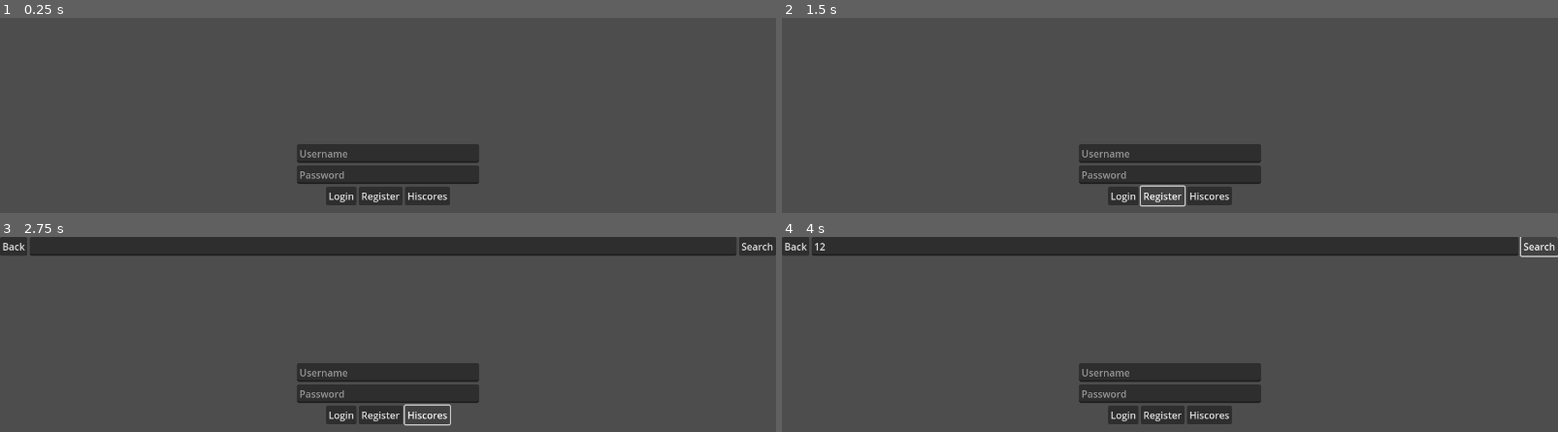
Above: before the commit, frames 1-4 (two rows, left to right).
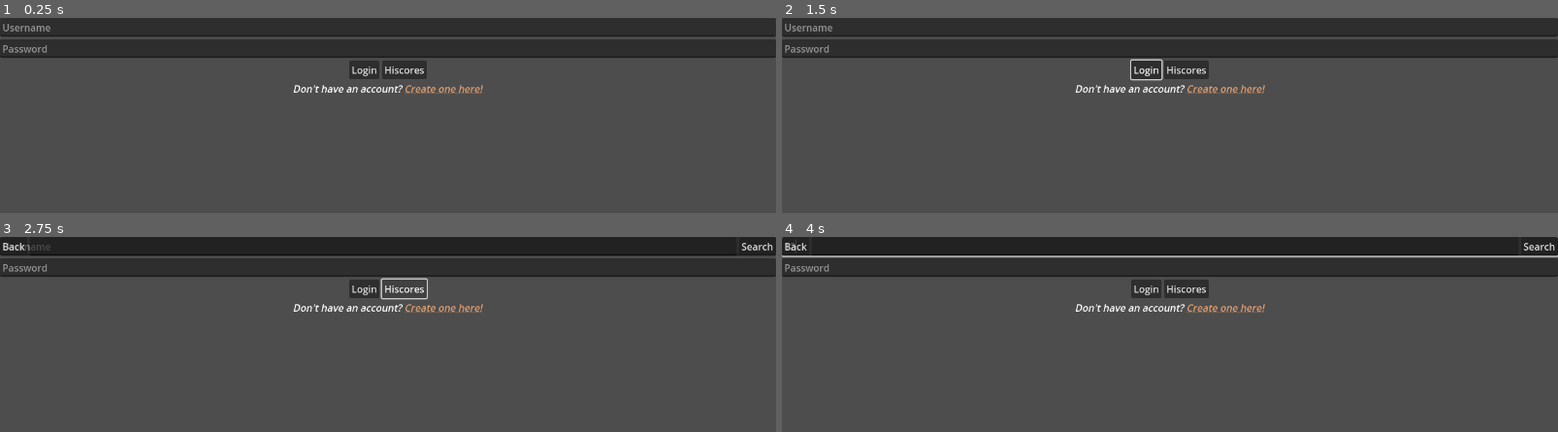
Above: after the commit, the same moments.

Repository: ghorshy/multiplayer-game
Game: Godot game, scene res://states/connected/connected.tscn
Same seed, same stepped clock (60 frames per second), same inputs: the game is played once before the commit and once after it. This scene is started directly instead of the project's main scene.
Inputs (mouse positions are in pixels of both pictures, inside the frame that each line leads up to):
- Up to frame 1 (0.25 s): no input
- Up to frame 2 (1.5 s): click "Login" at 0.5 s; click (1162, 195) at 1.25 s, where only the run before the commit has a clickable "Register"
- Up to frame 3 (2.75 s): click "Hiscores" at 2 s
- Up to frame 4 (4 s): click (1162, 246) at 2.77 s; type "12" at 2.85 s; click "Search" at 3.5 s

The runs differ from the first frame. In frame 1, 26% of the frame differs, in the area x 0-100%, y 0-97%; in frame 2, 26%; in frame 3, 16%; in frame 4, 18%.

Commit message:
Separate login and register screens

Diff:
--- /dev/null
+++ b/client/classes/login_form/login_form.gd
@@ -0,0 +1,24 @@
+class_name LoginForm
+extends VBoxContainer
+
+
+signal form_submitted(username: String, password: String)
+
+
+@onready var username_field: LineEdit = %UsernameField
+@onready var password_field: LineEdit = %PasswordField
+@onready var login_button: Button = %LoginButton
+@onready var hiscores_button: Button = %HiscoresButton
+
+
+func _ready() -> void:
+	login_button.pressed.connect(_on_login_button_pressed)
+	hiscores_button.pressed.connect(_on_hiscores_button_pressed)
+
+
+func _on_login_button_pressed() -> void:
+	form_submitted.emit(username_field.text, password_field.text)
+
+
+func _on_hiscores_button_pressed() -> void:
+	GameManager.set_state(GameManager.State.BROWSING_HISCORES)
--- /dev/null
+++ b/client/classes/login_form/login_form.tscn
@@ -0,0 +1,41 @@
+[gd_scene load_steps=2 format=3 uid="uid://de1d3yiee0ar8"]
+
+[ext_resource type="Script" uid="uid://b4aq07dnnmhuo" path="res://classes/login_form/login_form.gd" id="1_h5oh0"]
+
+[node name="LoginForm" type="VBoxContainer"]
+anchors_preset = 15
+anchor_right = 1.0
+anchor_bottom = 1.0
+grow_horizontal = 2
+grow_vertical = 2
+script = ExtResource("1_h5oh0")
+
+[node name="UsernameField" type="LineEdit" parent="."]
+unique_name_in_owner = true
+layout_mode = 2
+focus_neighbor_bottom = NodePath("../PasswordField")
+placeholder_text = "Username"
+
+[node name="PasswordField" type="LineEdit" parent="."]
+unique_name_in_owner = true
+layout_mode = 2
+focus_neighbor_top = NodePath("../UsernameField")
+focus_neighbor_bottom = NodePath("../HBoxContainer/LoginButton")
+placeholder_text = "Password"
+virtual_keyboard_type = 6
+secret = true
+
+[node name="HBoxContainer" type="HBoxContainer" parent="."]
+layout_mode = 2
+alignment = 1
+
+[node name="LoginButton" type="Button" parent="HBoxContainer"]
+unique_name_in_owner = true
+layout_mode = 2
+text = "Login"
+
+[node name="HiscoresButton" type="Button" parent="HBoxContainer"]
+unique_name_in_owner = true
+layout_mode = 2
+focus_neighbor_top = NodePath("../../PasswordField")
+text = "Hiscores"
--- /dev/null
+++ b/client/classes/register_form/register_form.gd
@@ -0,0 +1,26 @@
+class_name RegisterForm
+extends VBoxContainer
+
+
+signal form_submitted(username: String, password: String, confirm_password: String)
+signal form_cancelled()
+
+
+@onready var username_field: LineEdit = %UsernameField
+@onready var password_field: LineEdit = %PasswordField
+@onready var confirm_password_field: LineEdit = %ConfirmPasswordField
+@onready var register_button: Button = %RegisterButton
+@onready var cancel_button: Button = %CancelButton
+
+
+func _ready() -> void:
+	register_button.pressed.connect(_on_register_button_pressed)
+	cancel_button.pressed.connect(_on_cancel_button_pressed)
+
+
+func _on_register_button_pressed() -> void:
+	form_submitted.emit(username_field.text, password_field.text, confirm_password_field.text)
+
+
+func _on_cancel_button_pressed() -> void:
+	form_cancelled.emit()
--- /dev/null
+++ b/client/classes/register_form/register_form.tscn
@@ -0,0 +1,51 @@
+[gd_scene load_steps=2 format=3 uid="uid://wmg25wpbvlp5"]
+
+[ext_resource type="Script" uid="uid://cypbf3d8q7kj5" path="res://classes/register_form/register_form.gd" id="1_1f7y0"]
+
+[node name="RegisterForm" type="VBoxContainer"]
+anchors_preset = 15
+anchor_right = 1.0
+anchor_bottom = 1.0
+grow_horizontal = 2
+grow_vertical = 2
+script = ExtResource("1_1f7y0")
+
+[node name="UsernameField" type="LineEdit" parent="."]
+unique_name_in_owner = true
+layout_mode = 2
+focus_neighbor_bottom = NodePath("../PasswordField")
+placeholder_text = "Username"
+
+[node name="PasswordField" type="LineEdit" parent="."]
+unique_name_in_owner = true
+layout_mode = 2
+focus_neighbor_top = NodePath("../UsernameField")
+placeholder_text = "Password"
+virtual_keyboard_type = 6
+secret = true
+
+[node name="ConfirmPasswordField" type="LineEdit" parent="."]
+unique_name_in_owner = true
+layout_mode = 2
+focus_neighbor_top = NodePath("../UsernameField")
+placeholder_text = "Confirm Password"
+virtual_keyboard_type = 6
+secret = true
+
+[node name="HBoxContainer" type="HBoxContainer" parent="."]
+layout_mode = 2
+alignment = 1
+
+[node name="RegisterButton" type="Button" parent="HBoxContainer"]
+unique_name_in_owner = true
+layout_mode = 2
+focus_neighbor_top = NodePath("../../PasswordField")
+focus_neighbor_right = NodePath("../CancelButton")
+text = "Register"
+
+[node name="CancelButton" type="Button" parent="HBoxContainer"]
+unique_name_in_owner = true
+layout_mode = 2
+focus_neighbor_left = NodePath("../RegisterButton")
+focus_neighbor_top = NodePath("../../PasswordField")
+text = "Cancel"
--- a/client/states/connected/connected.gd
+++ b/client/states/connected/connected.gd
@@ -4,20 +4,19 @@
 
 var _action_on_ok_received: Callable
 
-@onready var username_field: LineEdit = $UI/VBoxContainer/UsernameField
-@onready var password_field: LineEdit = $UI/VBoxContainer/PasswordField
-@onready var login_button: Button = $UI/VBoxContainer/HBoxContainer/LoginButton
-@onready var register_button: Button = $UI/VBoxContainer/HBoxContainer/RegisterButton
-@onready var hiscores_button: Button = %HiscoresButton
-@onready var _log: Log = $UI/VBoxContainer/Log
+@onready var _log: Log = %Log
+@onready var login_form: LoginForm = %LoginForm
+@onready var register_form: RegisterForm = %RegisterForm
+@onready var register_prompt: RichTextLabel = %RegisterPrompt
 
 
 func _ready() -> void:
 	WS.packet_received.connect(_on_ws_packet_received)
 	WS.connection_closed.connect(_on_ws_connection_closed)
-	login_button.pressed.connect(_on_login_button_pressed)
-	register_button.pressed.connect(_on_register_button_pressed)
-	hiscores_button.pressed.connect(_on_hiscores_button_pressed)
+	login_form.form_submitted.connect(_on_login_form_submitted)
+	register_form.form_submitted.connect(_on_register_form_submitted)
+	register_form.form_cancelled.connect(_on_register_form_cancelled)
+	register_prompt.meta_clicked.connect(_on_register_prompt_meta_clicked)
 
 
 func _on_ws_packet_received(packet: packets.Packet) -> void:
@@ -33,23 +32,36 @@
 	pass
 
 
-func _on_login_button_pressed() -> void:
+func _on_login_form_submitted(username: String, password: String) -> void:
 	var packet := packets.Packet.new()
-	var login_request_message := packet.new_login_request()
-	login_request_message.set_username(username_field.text)
-	login_request_message.set_password(password_field.text)
+	var login_request_msg := packet.new_login_request()
+	login_request_msg.set_username(username)
+	login_request_msg.set_password(password)
 	WS.send(packet)
 	_action_on_ok_received = func() -> void: GameManager.set_state(GameManager.State.INGAME)
 
 
-func _on_register_button_pressed() -> void:
+func _on_register_form_submitted(username: String, password: String, confirm_password: String) -> void:
+	if password != confirm_password:
+		_log.error("Passwords do not match")
+		return
+
 	var packet := packets.Packet.new()
-	var register_request_message := packet.new_register_request()
-	register_request_message.set_username(username_field.text)
-	register_request_message.set_password(password_field.text)
+	var register_request_msg := packet.new_register_request()
+	register_request_msg.set_username(username)
+	register_request_msg.set_password(password)
 	WS.send(packet)
-	_action_on_ok_received = func() -> void: _log.success("Registration successfull")
+	_action_on_ok_received = func() -> void: _log.success("Registration successful! Go back and log in with your new account.")
 
 
-func _on_hiscores_button_pressed() -> void:
-	GameManager.set_state(GameManager.State.BROWSING_HISCORES)
+func _on_register_form_cancelled() -> void:
+	register_form.hide()
+	login_form.show()
+	register_prompt.show()
+
+
+func _on_register_prompt_meta_clicked(meta: Variant) -> void:
+	if meta is String and meta == "register":
+		login_form.hide()
+		register_form.show()
+		register_prompt.hide()
--- a/client/states/connected/connected.tscn
+++ b/client/states/connected/connected.tscn
@@ -1,64 +1,44 @@
-[gd_scene load_steps=3 format=3 uid="uid://d05wbkrwbasxi"]
+[gd_scene load_steps=5 format=3 uid="uid://d05wbkrwbasxi"]
 
 [ext_resource type="Script" uid="uid://n8b0e4aako3j" path="res://states/connected/connected.gd" id="1_idi6s"]
 [ext_resource type="Script" uid="uid://qms7yu0yo86t" path="res://classes/log/log.gd" id="1_jx7w3"]
+[ext_resource type="PackedScene" uid="uid://de1d3yiee0ar8" path="res://classes/login_form/login_form.tscn" id="2_kh2bm"]
+[ext_resource type="PackedScene" uid="uid://wmg25wpbvlp5" path="res://classes/register_form/register_form.tscn" id="3_x7iwh"]
 
 [node name="Connected" type="Node"]
 script = ExtResource("1_idi6s")
 
 [node name="UI" type="CanvasLayer" parent="."]
 
-[node name="VBoxContainer" type="VBoxContainer" parent="UI"]
-custom_minimum_size = Vector2(300, 0)
-anchors_preset = 8
-anchor_left = 0.5
-anchor_top = 0.5
-anchor_right = 0.5
-anchor_bottom = 0.5
-offset_left = -150.0
-offset_top = -152.5
-offset_right = 150.0
-offset_bottom = 152.5
+[node name="MarginContainer" type="MarginContainer" parent="UI"]
+anchors_preset = 15
+anchor_right = 1.0
+anchor_bottom = 1.0
 grow_horizontal = 2
 grow_vertical = 2
 
-[node name="UsernameField" type="LineEdit" parent="UI/VBoxContainer"]
+[node name="VBoxContainer" type="VBoxContainer" parent="UI/MarginContainer"]
+custom_minimum_size = Vector2(300, 0)
 layout_mode = 2
-focus_neighbor_bottom = NodePath("../PasswordField")
-placeholder_text = "Username"
 
-[node name="PasswordField" type="LineEdit" parent="UI/VBoxContainer"]
-layout_mode = 2
-focus_neighbor_top = NodePath("../UsernameField")
-focus_neighbor_bottom = NodePath("../HBoxContainer/LoginButton")
-placeholder_text = "Password"
-virtual_keyboard_type = 6
-secret = true
-
-[node name="HBoxContainer" type="HBoxContainer" parent="UI/VBoxContainer"]
-layout_mode = 2
-alignment = 1
-
-[node name="LoginButton" type="Button" parent="UI/VBoxContainer/HBoxContainer"]
-layout_mode = 2
-focus_neighbor_right = NodePath("../RegisterButton")
-text = "Login"
-
-[node name="RegisterButton" type="Button" parent="UI/VBoxContainer/HBoxContainer"]
-layout_mode = 2
-focus_neighbor_left = NodePath("../LoginButton")
-focus_neighbor_top = NodePath("../../PasswordField")
-focus_neighbor_right = NodePath("../HiscoresButton")
-text = "Register"
-
-[node name="HiscoresButton" type="Button" parent="UI/VBoxContainer/HBoxContainer"]
+[node name="LoginForm" parent="UI/MarginContainer/VBoxContainer" instance=ExtResource("2_kh2bm")]
 unique_name_in_owner = true
 layout_mode = 2
-focus_neighbor_left = NodePath("../RegisterButton")
-focus_neighbor_top = NodePath("../../PasswordField")
-text = "Hiscores"
 
-[node name="Log" type="RichTextLabel" parent="UI/VBoxContainer"]
+[node name="RegisterForm" parent="UI/MarginContainer/VBoxContainer" instance=ExtResource("3_x7iwh")]
+unique_name_in_owner = true
+visible = false
+layout_mode = 2
+
+[node name="RegisterPrompt" type="RichTextLabel" parent="UI/MarginContainer/VBoxContainer"]
+unique_name_in_owner = true
+layout_mode = 2
+bbcode_enabled = true
+text = "[center][i]Don't have an account? [color=#E3A071][url=register]Create one here![/url][/color][/i][/center]"
+fit_content = true
+
+[node name="Log" type="RichTextLabel" parent="UI/MarginContainer/VBoxContainer"]
+unique_name_in_owner = true
 custom_minimum_size = Vector2(0, 200)
 layout_mode = 2
 scroll_following = true
Not shown, added: client/classes/login_form/login_form.gd.uid
Not shown, added: client/classes/register_form/register_form.gd.uid
